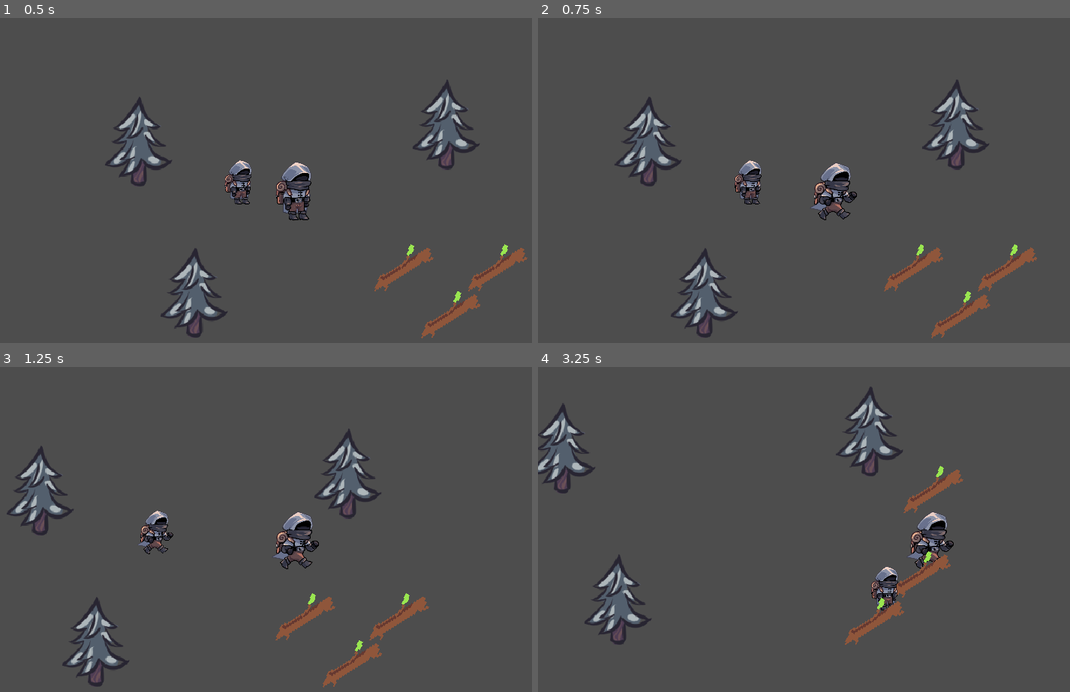
Above: before the commit, frames 1-4 (two rows, left to right).
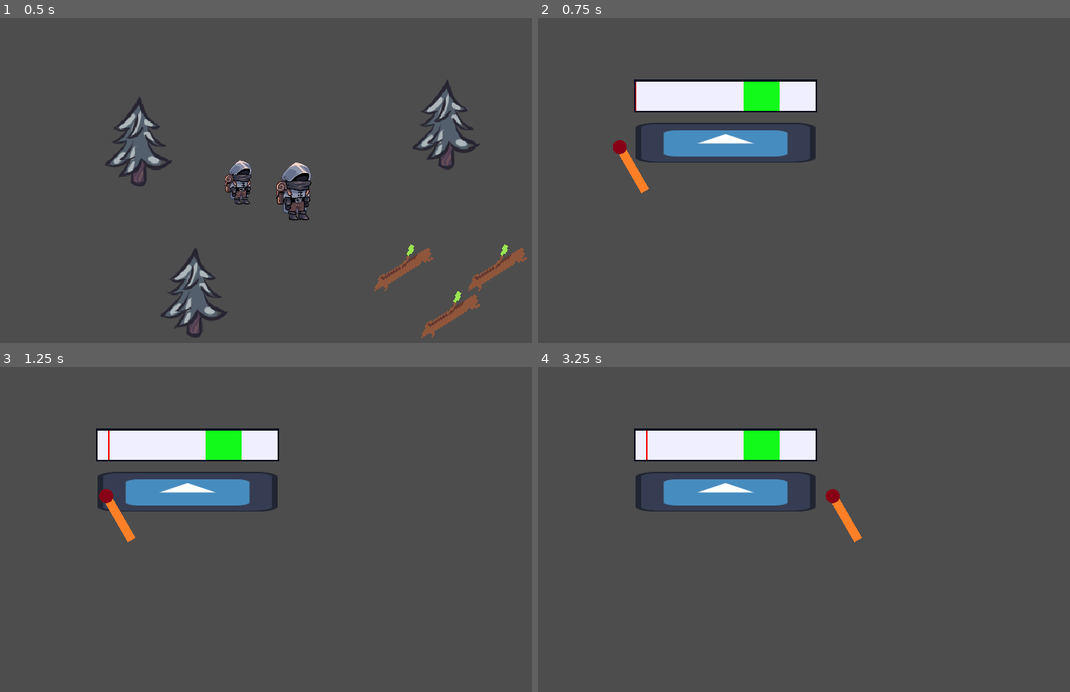
Above: after the commit, the same moments.

Repository: frozen-valley/frozen-valley
Game: Godot game, scene res://scenes/World.tscn
Two runs of this game, one before a commit and one after it. Both use one fixed random seed, a clock stepped at 60 frames per second and the inputs below. The engine's default icon, where the game draws it, is replaced by a stand-in: a white triangle on a blue panel in a dark square.
Inputs:
- Up to frame 1 (0.5 s): no input
- Up to frame 2 (0.75 s): tap Enter (ui_accept) at 0.5 s; hold Right (ui_right) from 0.53 s (still down); tap Q (play_matchbox, bound only after the commit) at 0.6 s
- Up to frame 3 (1.25 s): keep holding Right (ui_right); tap Enter (ui_accept) at 0.77, 0.8, 1.07 s
- Up to frame 4 (3.25 s): release Right (ui_right) at 1.28 s; hold Down (ui_down) 1.28-2.03 s; tap Enter (ui_accept) at 1.35, 1.52, 1.82, 2.3, 3.02 s; tap Q (play_matchbox, bound only after the commit) at 1.55, 2.85 s; hold Right (ui_right) 2.03-2.78 s; tap F (interact) at 2.1 s; hold Up (ui_up) from 2.78 s (still down)

Frame 1 is identical in both runs. In frame 2, 12% of the frame differs, in the area x 14-94%, y 18-99%; in frame 3, 12%, in the area x 1-81%, y 18-99%; in frame 4, 12%.

Commit message:
Add quicktime matchbox game

Diff:
--- /dev/null
+++ b/matchbox_game/matchbox_game.tscn
@@ -0,0 +1,36 @@
+[gd_scene load_steps=8 format=3 uid="uid://k3fyvx8tr23c"]
+
+[ext_resource type="Script" path="res://matchbox_game/scripts/matchbox_game.gd" id="1_ou3uw"]
+[ext_resource type="Texture2D" uid="uid://dlfuhn5twteud" path="res://icon.svg" id="2_dbsxo"]
+[ext_resource type="Curve" path="res://matchbox_game/matchbox_velocity.tres" id="2_yv6x5"]
+[ext_resource type="Script" path="res://matchbox_game/scripts/quicktime.gd" id="3_lt3b6"]
+[ext_resource type="Script" path="res://matchbox_game/scripts/match.gd" id="4_y4b4d"]
+[ext_resource type="Texture2D" uid="uid://bmnie6ahbyc1u" path="res://matchbox_game/match_burn.png" id="5_ev540"]
+[ext_resource type="Texture2D" uid="uid://buhbdnl6mivtf" path="res://matchbox_game/match.png" id="6_vw4vt"]
+
+[node name="Game" type="Node2D"]
+
+[node name="MatchboxGame" type="Node2D" parent="."]
+position = Vector2(600, 400)
+script = ExtResource("1_ou3uw")
+_velocity_curve = ExtResource("2_yv6x5")
+
+[node name="Matchbox" type="Node2D" parent="MatchboxGame"]
+scale = Vector2(4.5, 1)
+
+[node name="Sprite2D" type="Sprite2D" parent="MatchboxGame/Matchbox"]
+texture = ExtResource("2_dbsxo")
+
+[node name="Quicktime" type="Node2D" parent="MatchboxGame"]
+position = Vector2(-290, -200)
+script = ExtResource("3_lt3b6")
+
+[node name="Match" type="Node2D" parent="MatchboxGame"]
+position = Vector2(-300, 80)
+rotation = 5.75959
+script = ExtResource("4_y4b4d")
+burn_sprite = ExtResource("5_ev540")
+
+[node name="Sprite2D" type="Sprite2D" parent="MatchboxGame/Match"]
+scale = Vector2(0.3, 0.3)
+texture = ExtResource("6_vw4vt")
--- /dev/null
+++ b/matchbox_game/matchbox_velocity.tres
@@ -0,0 +1,5 @@
+[gd_resource type="Curve" format=3 uid="uid://ddrr7x2w7m8up"]
+
+[resource]
+_data = [Vector2(0, 0.125774), 0.0, 0.0, 0, 0, Vector2(0.169753, 0.198931), 0.0, 0.0, 0, 0, Vector2(0.359568, 0.52448), 0.0, 0.0, 0, 0, Vector2(0.580247, 0.806134), 0.0, 0.0, 0, 0, Vector2(0.75, 1), 0.0, -3.70377, 0, 1, Vector2(0.99999, 0.0740954), 0.0, 0.0, 0, 0, Vector2(1, 0), -7399.49, 0.0, 1, 0]
+point_count = 7
--- /dev/null
+++ b/matchbox_game/scripts/match.gd
@@ -0,0 +1,16 @@
+extends Node2D
+class_name Matchstick
+
+@export var burn_sprite: Texture2D
+var _sprite: Sprite2D
+
+func light_on_fire() -> void:
+	if (!_sprite || !burn_sprite):
+		return
+	_sprite.texture = burn_sprite
+
+func _ready() -> void:
+	_sprite = $Sprite2D
+
+func _process(_delta: float) -> void:
+	pass
--- /dev/null
+++ b/matchbox_game/scripts/matchbox_game.gd
@@ -0,0 +1,74 @@
+extends Node2D
+class_name Game
+
+# How much the match should move for
+@export var move_for: float = 580 + 100 # 580 but 100 is additional offset for it to go over the line
+# Maximum match velocity
+@export var _velocity_multiplier: float = 1200
+# Velocity curve for the mach
+@export var _velocity_curve: Curve
+
+var _matchstick: Matchstick
+var _quicktime: Quicktime
+var _velocity: float = 0
+var _current_position: float
+var _initial_position: float
+var _x_offset: float
+var _start := false
+var _confirmed := false
+var _finished := false
+
+signal started_quicktime
+signal confirmed_quicktime
+
+func _ready() -> void:
+	_matchstick = $Match
+	_quicktime = $Quicktime
+
+	_initial_position = _matchstick.position.x
+	_current_position = _matchstick.position.x
+
+	confirmed_quicktime.connect(_quicktime.on_quicktime_event_confirm)
+	_quicktime.quicktime_finished.connect(_on_quicktime_finished)
+
+func _wait_for_start() -> void:
+	var pressed: bool = Input.is_action_just_pressed("ui_accept")
+	if (pressed):
+		_start = true
+		started_quicktime.emit()
+
+func _poll_for_confirm() -> void:
+	var pressed: bool = Input.is_action_just_pressed("ui_accept")
+	if (pressed):
+		_confirmed = true
+		confirmed_quicktime.emit()
+
+func _process(delta: float) -> void:
+	if (!_start):
+		_wait_for_start()
+		return
+
+	# Calculate the _x_offset and what velocity it should be at
+	_current_position = _matchstick.position.x
+	_x_offset = (_current_position - _initial_position) / move_for
+	_velocity = _velocity_curve.sample(_x_offset) * _velocity_multiplier * delta
+
+	# print(_velocity)
+	# Reached the end
+	if (is_zero_approx(_velocity) && !_finished):
+		_confirmed = true
+		confirmed_quicktime.emit()
+
+	_matchstick.position.x += _velocity
+
+	# Poll for confirm if not confirmed and update the _x_offset of the confirmation needle
+	if (!_confirmed):
+		_quicktime.set_x_offset(_x_offset)
+		_poll_for_confirm()
+
+func _on_quicktime_finished(win: bool) -> void:
+	_finished = true
+	if (win):
+		_matchstick.light_on_fire()
+	else:
+		pass
--- /dev/null
+++ b/matchbox_game/scripts/quicktime.gd
@@ -0,0 +1,47 @@
+extends Node2D
+class_name Quicktime
+
+@export var correct: Color = Color("11fa19")
+@export var background: Color = Color("efefff")
+@export var border: Color = Color("03091e")
+@export var needle_color: Color = Color("fa0903")
+@export var needle_width: float = 5
+@export var x_size: float = 580
+@export var correct_start: float = 3 * (x_size / 5)
+@export var correct_width: float = x_size / 5
+
+var _x_offset: float = 0
+var _confirmed := false
+
+signal quicktime_finished (win: bool)
+
+func set_x_offset(new_x_offset: float) -> void:
+	_x_offset = min(x_size - needle_width, x_size * new_x_offset)
+
+func _win() -> void:
+	quicktime_finished.emit(true)
+
+func _lose() -> void:
+	quicktime_finished.emit(false)
+
+func on_quicktime_event_confirm() -> void:
+	_confirmed = true
+	# If in the green
+	if (_x_offset >= correct_start && _x_offset <= correct_start + correct_width):
+		_win()
+	else:
+		_lose()
+
+func _ready() -> void:
+	pass
+
+func _process(_delta: float) -> void:
+	# Redraw only if not confirmed (makes the needle stop if confirmed)
+	if (!_confirmed):
+		queue_redraw()
+
+func _draw():
+	draw_rect(Rect2(0, 0, x_size, 100.0), background)
+	draw_rect(Rect2(3 * (x_size / 5), 0, x_size / 5, 100.0), correct)
+	draw_rect(Rect2(_x_offset, 0, needle_width, 100.0), needle_color)
+	draw_rect(Rect2(0, 0, x_size, 100.0), border, false, 6.0)
--- a/project.godot
+++ b/project.godot
@@ -42,3 +42,8 @@
 "events": [Object(InputEventKey,"resource_local_to_scene":false,"resource_name":"","device":-1,"window_id":0,"alt_press …(192 unchanged characters)…
 ]
 }
+play_matchbox={
+"deadzone": 0.5,
+"events": [Object(InputEventKey,"resource_local_to_scene":false,"resource_name":"","device":-1,"window_id":0,"alt_pressed":false,"shift_pressed":false,"ctrl_pressed":false,"meta_pressed":false,"pressed":false,"keycode":0,"physical_keycode":81,"key_label":0,"unicode":113,"location":0,"echo":false,"script":null)
+]
+}
--- a/scenes/World.tscn
+++ b/scenes/World.tscn
@@ -1,6 +1,7 @@
-[gd_scene load_steps=8 format=3 uid="uid://d4cq7vev1xowi"]
+[gd_scene load_steps=9 format=3 uid="uid://d4cq7vev1xowi"]
 
 [ext_resource type="PackedScene" uid="uid://b5qs07i1uh2um" path="res://scenes/item.tscn" id="1_ybk0r"]
+[ext_resource type="Script" path="res://scripts/world_control.gd" id="1_yr7tt"]
 [ext_resource type="PackedScene" uid="uid://de52svsa7v0in" path="res://scenes/player.tscn" id="2_rl5vm"]
 [ext_resource type="PackedScene" uid="uid://drsrtqvvlldm4" path="res://scenes/tree.tscn" id="3_6e2c5"]
 [ext_resource type="PackedScene" uid="uid://bcv6o4gblvict" path="res://inventory/inv_scenes/inventory_ui.tscn" id="4_h1r4w"]
@@ -10,6 +11,7 @@
 
 [node name="World" type="Node2D"]
 y_sort_enabled = true
+script = ExtResource("1_yr7tt")
 
 [node name="Snow" parent="." instance=ExtResource("6_n0jfh")]
 position = Vector2(480, -970)
--- /dev/null
+++ b/scripts/world_control.gd
@@ -0,0 +1,11 @@
+extends Node2D
+
+func _process(_delta: float) -> void:
+	if (Input.is_action_just_pressed("play_matchbox")):
+		var root_node = get_tree().get_root()
+		var scene_node = root_node.get_node("World")
+		scene_node.queue_free()
+
+		var new_scene_resource = load("res://matchbox_game/matchbox_game.tscn")
+		var new_scene_node = new_scene_resource.instantiate()
+		root_node.add_child(new_scene_node)
Binary file added: matchbox_game/match.png
Not shown, added: matchbox_game/match.png.import
Binary file added: matchbox_game/match_burn.png
Not shown, added: matchbox_game/match_burn.png.import
